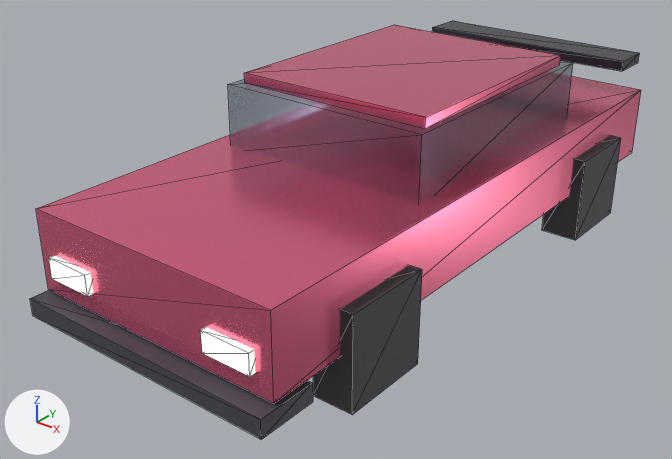
The glTF model public/models/cars/sport.glb, before and after one commit.
The view is the same before and after, from a 50 mm camera at (3.56, -5.02, 3.18) aimed at (-0.14, -0.39, 0.31). Every picture has the same lights, and +X, +Y and +Z are marked at lower left. The picture after the commit comes second. Mesh edges are drawn as thin lines. Vertices at exactly the same position are counted once.

Names of what the first picture shows: 'cabin_glass', 'chassis', 'headlight_L', 'headlight_R', 'rear_spoiler', 'roof', 'splitter', 'wheel_FR', 'wheel_RR'.
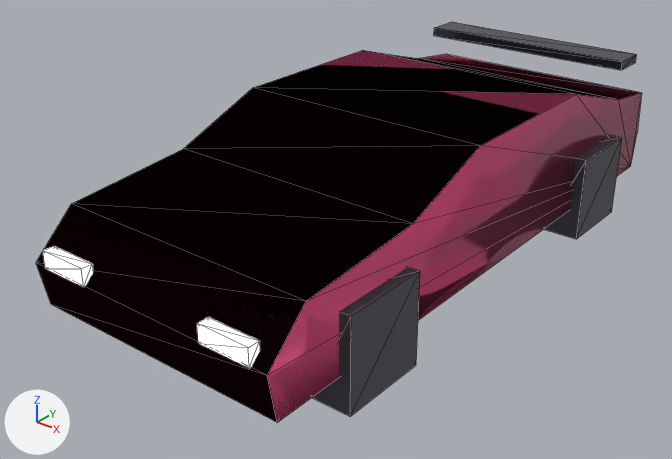
Boxes (x1, y1, x2, y2) around the edits, measured in the pictures (672 x 459 px):
'sedan_body', added
    after: (36, 50, 641, 423)
'chassis', deleted (pink)
    before: (36, 76, 641, 403)
'cabin_glass', surface changed, reshaped (not visible afterwards)
    before: (228, 60, 573, 203)
'roof', deleted
    before: (244, 25, 561, 128)
'splitter', deleted
    before: (30, 290, 313, 439)
'rear_spoiler', recoloured, rescaled
    before: (432, 21, 639, 72)
    after: (434, 22, 637, 70)
'headlight_R', recoloured, moved, rescaled (14% wider)
    before: (200, 327, 255, 377)
    after: (197, 317, 260, 368)
'headlight_L', recoloured, moved, rescaled
    before: (49, 256, 93, 296)
    after: (43, 246, 93, 287)

What changed in the scene script:
```text
Change mat_cabin_glass_mat:
    mat_cabin_glass_mat.metallic: 0.9 -> 0.92
    mat_cabin_glass_mat.roughness: 0.08 -> 0.06
Change mat_headlight_l_mat:
    mat_headlight_l_mat.base_color: (1.0, 0.98, 0.85) -> (1.0, 1.0, 1.0)  # white #fffded -> white #ffffff
    mat_headlight_l_mat.emission_color: (0.9, 0.9, 0.75) -> (0.95, 0.95, 1.0)  # white #f3f3e1 -> white #f9f9ff
Change mat_headlight_r_mat:
    mat_headlight_r_mat.base_color: (1.0, 0.98, 0.85) -> (1.0, 1.0, 1.0)  # white #fffded -> white #ffffff
    mat_headlight_r_mat.emission_color: (0.9, 0.9, 0.75) -> (0.95, 0.95, 1.0)  # white #f3f3e1 -> white #f9f9ff
Change me_cabin_glass:
    remove me_cabin_glass.from_pydata(...)  # 8 vertices, 12 faces; spans x -0.78..0.78, y -0.75..1.2, z 0.85..1.33
    add me_cabin_glass.from_pydata(...)  # 8 vertices, 12 faces; spans x -0.83..0.83, y -0.98..1.62, z 0.9..1.13
    me_cabin_glass part 1: the whole mesh is rebuilt
Change me_headlight_l:
    remove me_headlight_l.from_pydata(...)  # 8 vertices, 12 faces; spans x -0.81..-0.47, y -2.27..-2.19, z 0.49..0.63
    add me_headlight_l.from_pydata(...)  # 8 vertices, 12 faces; spans x -0.83..-0.47, y -2.29..-2.21, z 0.56..0.68
    me_headlight_l part 2: the whole mesh is scaled about its middle by (1.06, 1, 0.857), then moved by (-0.01, -0.02, 0.06)
Change me_headlight_r:
    remove me_headlight_r.from_pydata(...)  # 8 vertices, 12 faces; spans x 0.47..0.81, y -2.27..-2.19, z 0.49..0.63
    add me_headlight_r.from_pydata(...)  # 8 vertices, 12 faces; spans x 0.47..0.83, y -2.29..-2.21, z 0.56..0.68
    me_headlight_r part 3: the whole mesh is scaled about its middle by (1.06, 1, 0.857), then moved by (0.01, -0.02, 0.06)
Change me_wheel_fr:
    remove me_wheel_fr.from_pydata(...)  # 8 vertices, 12 faces; spans x 0.74..1.02, y -1.7..-1.06, z 0.02..0.66
    remove me_wheel_fr.materials.append(mat_wheel_fr_mat)  # dark grey #555559
    add me_wheel_fr.from_pydata(...)  # 8 vertices, 12 faces; spans x 0.74..1.02, y -1.72..-1.08, z 0.02..0.66
    edits to the shape of me_wheel_fr do not show in these pictures
    add me_wheel_fr.materials.append(mat_wheel_1_mat)  # dark grey #505059
Change me_wheel_rr:
    remove me_wheel_rr.from_pydata(...)  # 8 vertices, 12 faces; spans x 0.74..1.02, y 1.06..1.7, z 0.02..0.66
    remove me_wheel_rr.materials.append(mat_wheel_rr_mat)  # dark grey #555559
    add me_wheel_rr.from_pydata(...)  # 8 vertices, 12 faces; spans x 0.74..1.02, y 1.08..1.72, z 0.02..0.66
    edits to the shape of me_wheel_rr do not show in these pictures
    add me_wheel_rr.materials.append(mat_wheel_3_mat)  # dark grey #505059
Change me_rear_spoiler:
    remove me_rear_spoiler.from_pydata(...)  # 8 vertices, 12 faces; spans x -0.88..0.88, y 1.89..2.21, z 1.12..1.2
    remove me_rear_spoiler.materials.append(mat_rear_spoiler_mat)  # dark grey #454550
    add me_rear_spoiler.from_pydata(...)  # 8 vertices, 12 faces; spans x -0.87..0.87, y 1.9..2.18, z 1.12..1.2
    me_rear_spoiler part 4: the whole mesh is scaled about its middle by (0.989, 0.875, 0.875), then moved by (0.0, -0.01, 0.0)
    add me_rear_spoiler.materials.append(mat_spoiler_mat)  # dark grey #454550
Remove ob_chassis:
    ob_chassis = bpy.data.objects.new('chassis', me_chassis)
Remove ob_splitter:
    ob_splitter = bpy.data.objects.new('splitter', me_splitter)
Remove ob_roof:
    ob_roof = bpy.data.objects.new('roof', me_roof)
Add ob_sedan_body:
    ob_sedan_body = bpy.data.objects.new('sedan_body', me_sedan_body)  # 20 vertices, 36 faces; spans x -0.94..0.94, y -2.28..2.26, z 0.24..1.18; in mat_sedan_body_mat (pink #f15d90)
    ob_sedan_body.location = (0.0, 0.0, 0.0)
```
